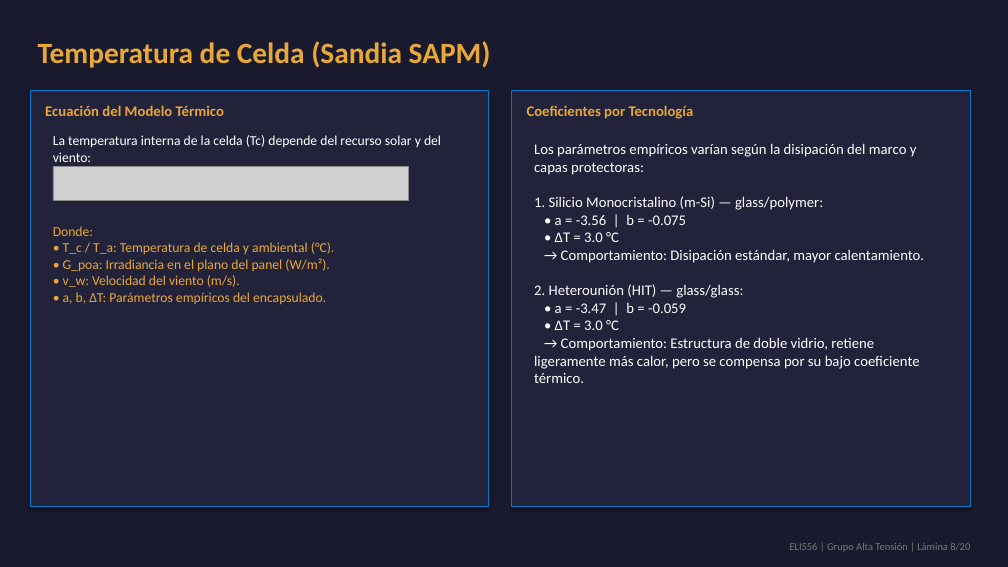
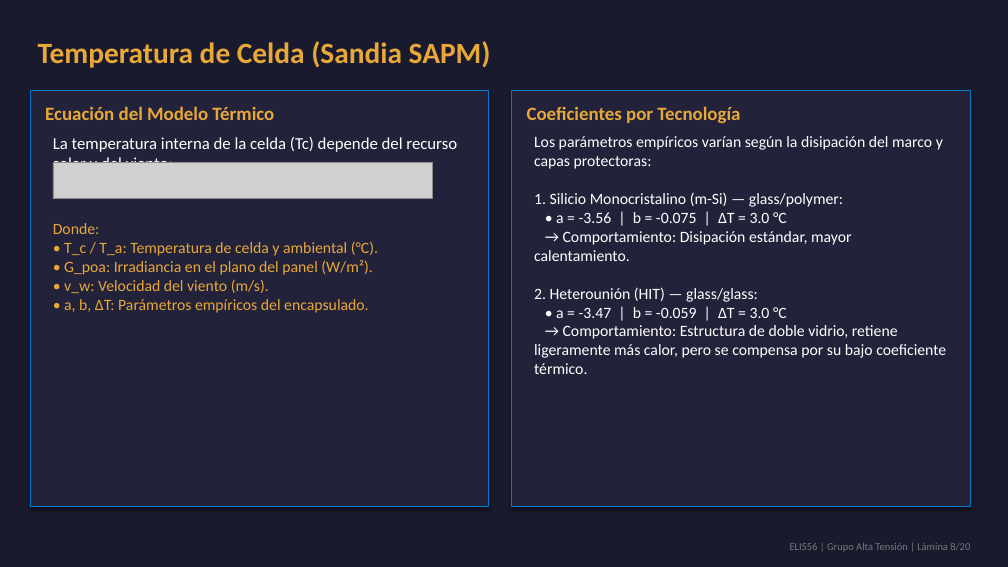
Before and after one commit to theChosen16/t2-paneles, a slide deck: slide 8 of output/Presentacion_Final_ELI556_Atacama.pptx. Drawn at 1008x567 pixels with LibreOffice and Linux fonts; fonts in the diff are those of the drawing; grey boxes stand for pictures. Boxes give left, top, right and bottom in pixels: in the first picture for what was removed or moved away, otherwise in the second. Text is boxed around its words. In the diff, an @@ line names an element or a change of style, - is before the commit and + after.

```diff
--- a/output/Presentacion_Final_ELI556_Atacama.pptx
+++ b/output/Presentacion_Final_ELI556_Atacama.pptx
@@ text "Ecuación del Modelo Térmico" at box(45, 106, 274, 120): size 14 to 18 pt @@
@@ text "Coeficientes por Tecnología" at box(527, 106, 740, 123): size 14 to 18 pt @@
@@ text "La temperatura interna de la ..." at box(53, 137, 457, 163): size 13 to 16 pt @@
@@ text at box(534, 136, 946, 374): text changed; size 14 to 15 pt @@
-Los parámetros empíricos varían según la disipación del marco y capas protectoras:
-1. Silicio Monocristalino (m-Si) — glass/polymer:
-• a = -3.56 | b = -0.075
-• ΔT = 3.0 °C
-→ Comportamiento: Disipación estándar, mayor calentamiento.
-2. Heterounión (HIT) — glass/glass:
-• a = -3.47 | b = -0.059
-• ΔT = 3.0 °C
-→ Comportamiento: Estructura de doble vidrio, retiene ligeramente más calor, pero se compensa por su bajo coeficiente térmico.
+Los parámetros empíricos varían según la disipación del marco y capas protectoras:
+1. Silicio Monocristalino (m-Si) — glass/polymer:
+• a = -3.56 | b = -0.075 | ΔT = 3.0 °C
+→ Comportamiento: Disipación estándar, mayor calentamiento.
+2. Heterounión (HIT) — glass/glass:
+• a = -3.47 | b = -0.059 | ΔT = 3.0 °C
+→ Comportamiento: Estructura de doble vidrio, retiene ligeramente más calor, pero se compensa por su bajo coeficiente térmico.
@@ picture: place and size @@
-picture at box(53, 166, 408, 200)
+picture at box(53, 163, 433, 199)
@@ text "Donde: • T_c / T_a: ..." at box(53, 223, 378, 313): size 13 to 15 pt @@
```
Also in this commit, not shown: 16 other slides changed, 18 other files.
